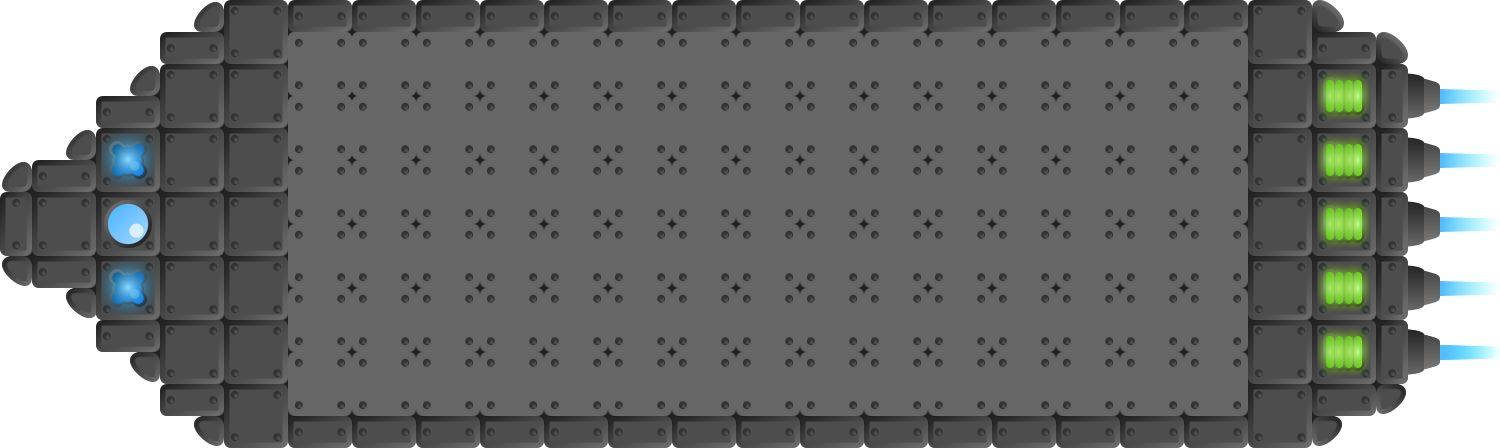
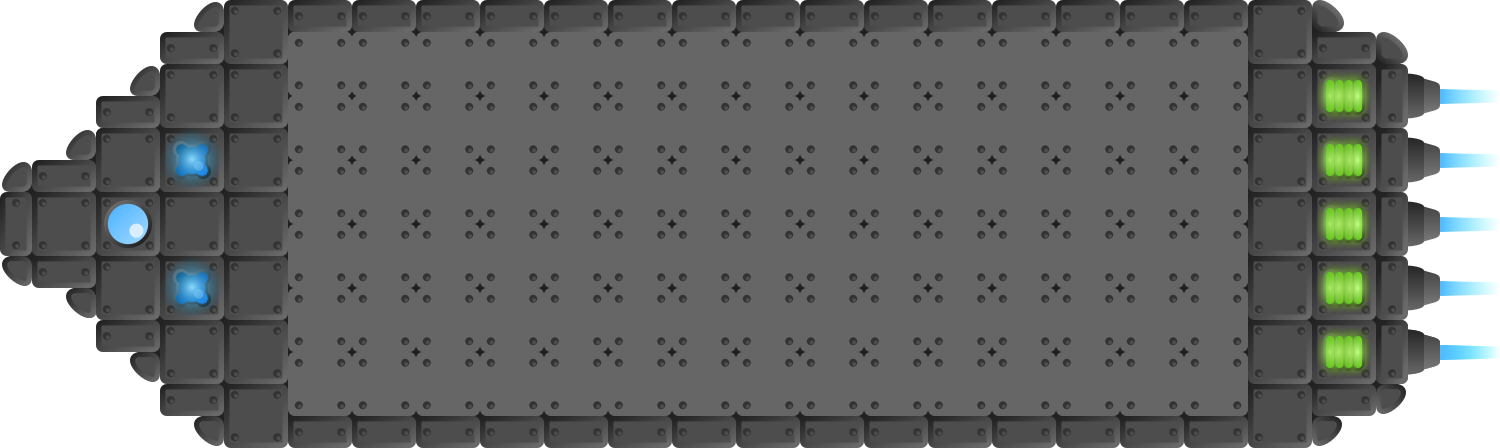
Revision of a layered 1500px x 448px image; what changed, layer by layer:
painted on "ShipOutline" over 96, 128, 224, 320
